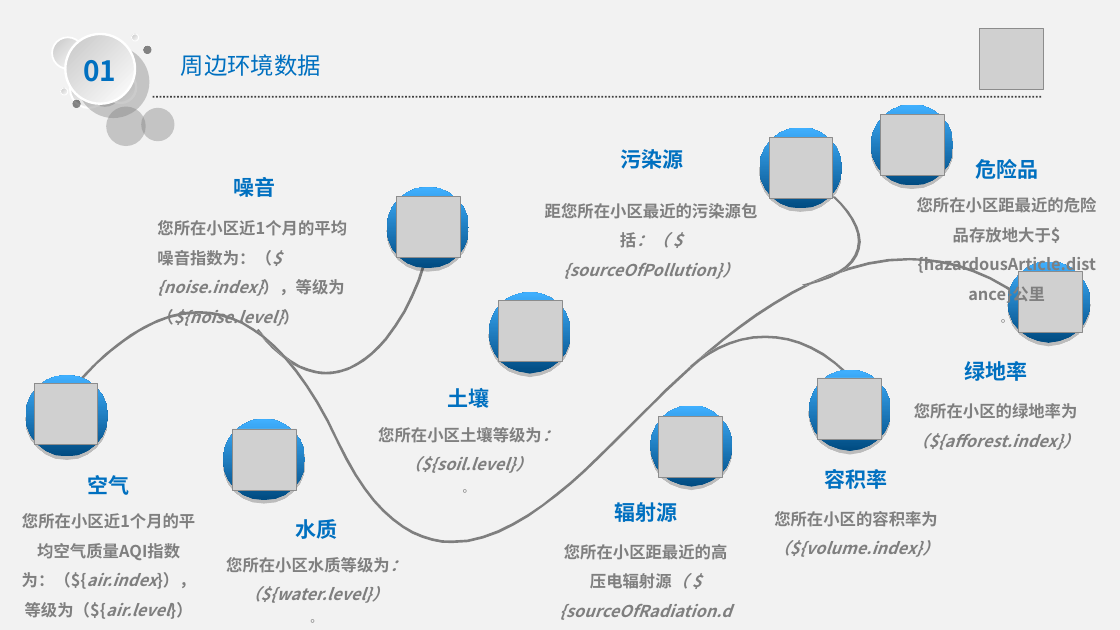
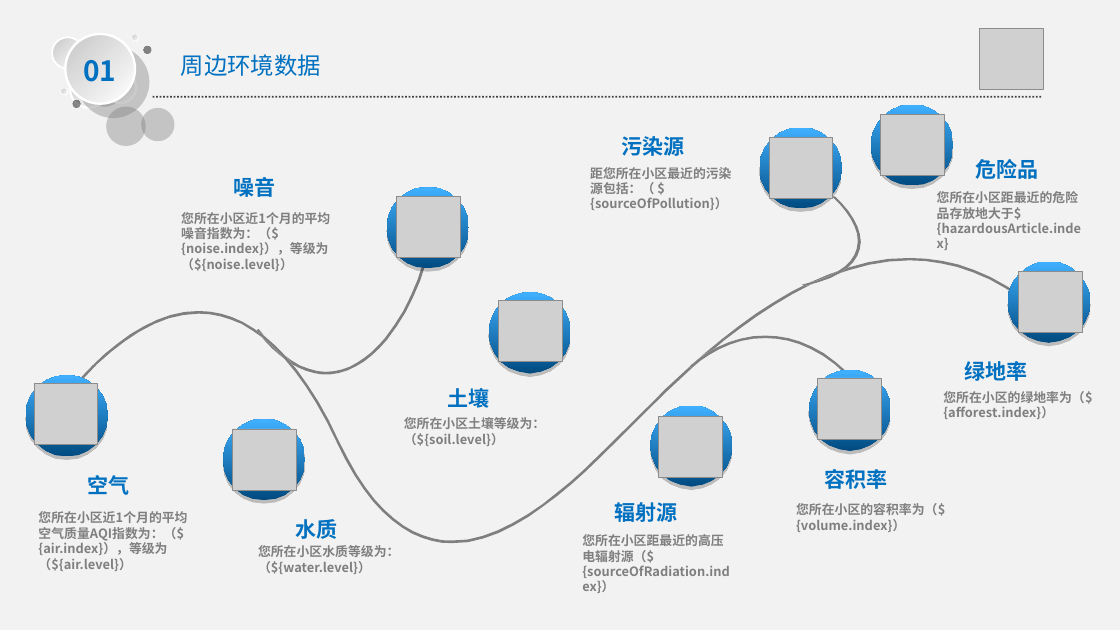
Before and after one commit to PowerYangcl/ddhj, a slide deck: slide 4 of src/main/resource/template/report.ppt. Drawn at 1120x630 pixels with LibreOffice and Linux fonts; fonts in the diff are those of the drawing; grey boxes stand for pictures. Boxes give left, top, right and bottom in pixels: in the first picture for what was removed or moved away, otherwise in the second. Text is boxed around its words. In the diff, an @@ line names an element or a change of style, - is before the commit and + after.

```diff
--- a/src/main/resource/template/report.ppt
+++ b/src/main/resource/template/report.ppt
@@ text "污染源": place and size @@
-text "污染源" at [620,149,683,169]
+text "污染源" at [622,136,685,156]
@@ text "距您所在小区最近的污染源包括：（ ${sourceOfPollution}）": place and size @@
-text "距您所在小区最近的污染源包括：（ ${sourceOfPollution}）" at [545,203,758,279]
+text "距您所在小区最近的污染源包括：（ ${sourceOfPollution}）" at [590,167,731,210]
@@ text "距您所在小区最近的污染源包括：（ ${sourceOfPollution}）" at [590,167,731,210]: size 14 to 11 pt; italic off in "距您所在小区最近的污染源包括：（ ${sourceOfPollution}）"; alignment centre to left; line spacing 1.5 to 1 @@
@@ text "您所在小区近1个月的平均噪音指数为：（${noise.index}），等级为（${noise.level}）": place and size @@
-text "您所在小区近1个月的平均噪音指数为：（${noise.index}），等级为（${noise.level}）" at [157,220,347,328]
+text "您所在小区近1个月的平均噪音指数为：（${noise.index}），等级为（${noise.level}）" at [181,212,330,271]
@@ text "您所在小区近1个月的平均噪音指数为：（${noise.index}），等级为（${noise.level}）" at [181,212,330,271]: size 14 to 11 pt; italic off in "您所在小区近1个月的平均噪音指数为：（${noise.index}），等级为（${noise.level}）"; line spacing 1.5 to 1 @@
@@ text at [937,191,1081,235]: text changed; size 14 to 11 pt @@
-您所在小区距最近的危险品存放地大于${hazardousArticle.distance}公里
-。
+您所在小区距最近的危险品存放地大于${hazardousArticle.index}
@@ text "您所在小区的绿地率为（${afforest.index}）": place and size @@
-text "您所在小区的绿地率为（${afforest.index}）" at [912,403,1079,450]
+text "您所在小区的绿地率为（${afforest.index}）" at [943,391,1092,419]
@@ text "您所在小区的绿地率为（${afforest.index}）" at [943,391,1092,419]: size 14 to 11 pt; italic off in "您所在小区的绿地率为（${afforest.index}）"; alignment centre to left; line spacing 1.5 to 1 @@
@@ text at [404,417,545,446]: paragraph removed @@
-。
@@ text "您所在小区土壤等级为：（${soil.level}）": place and size @@
-text "您所在小区土壤等级为：（${soil.level}）" at [378,427,542,473]
+text "您所在小区土壤等级为：（${soil.level}）" at [404,417,545,446]
@@ text "您所在小区土壤等级为：（${soil.level}）" at [404,417,545,446]: size 14 to 11 pt; italic off in "您所在小区土壤等级为：（${soil.level}）"; alignment centre to left; line spacing 1.5 to 1 @@
@@ text "您所在小区近1个月的平均空气质量AQI指数为：（${air.index}），等级为（${air.level}）": place and size @@
-text "您所在小区近1个月的平均空气质量AQI指数为：（${air.index}），等级为（${air.level}）" at [22,513,195,619]
+text "您所在小区近1个月的平均空气质量AQI指数为：（${air.index}），等级为（${air.level}）" at [38,511,187,571]
@@ text "您所在小区近1个月的平均空气质量AQI指数为：（${air.index}），等级为（${air.level}）" at [38,511,187,571]: size 14 to 11 pt; italic off in "您所在小区近1个月的平均空气质量AQI指数为：（${air.index}），等级为（${air.level}）"; alignment centre to left; line spacing 1.5 to 1 @@
@@ text "您所在小区的容积率为（${volume.index}）": place and size @@
-text "您所在小区的容积率为（${volume.index}）" at [774,511,939,557]
+text "您所在小区的容积率为（${volume.index}）" at [796,503,945,532]
@@ text "您所在小区的容积率为（${volume.index}）" at [796,503,945,532]: size 14 to 11 pt; italic off in "您所在小区的容积率为（${volume.index}）"; alignment centre to left; line spacing 1.5 to 1 @@
@@ text at [582,534,729,581]: text changed; size 14 to 11 pt; italic off @@
-您所在小区距最近的高压电辐射源（ ${sourceOfRadiation.distance} ）
+您所在小区距最近的高压电辐射源（${sourceOfRadiation.index}）
@@ text at [258,545,399,574]: paragraph removed @@
-。
@@ text "您所在小区水质等级为：（${water.level}）": place and size @@
-text "您所在小区水质等级为：（${water.level}）" at [226,557,390,603]
+text "您所在小区水质等级为：（${water.level}）" at [258,545,399,574]
@@ text "您所在小区水质等级为：（${water.level}）" at [258,545,399,574]: size 14 to 11 pt; italic off in "您所在小区水质等级为：（${water.level}）"; alignment centre to left; line spacing 1.5 to 1 @@
```
Also in this commit, not shown: 11 other slides changed, 1 other file.
